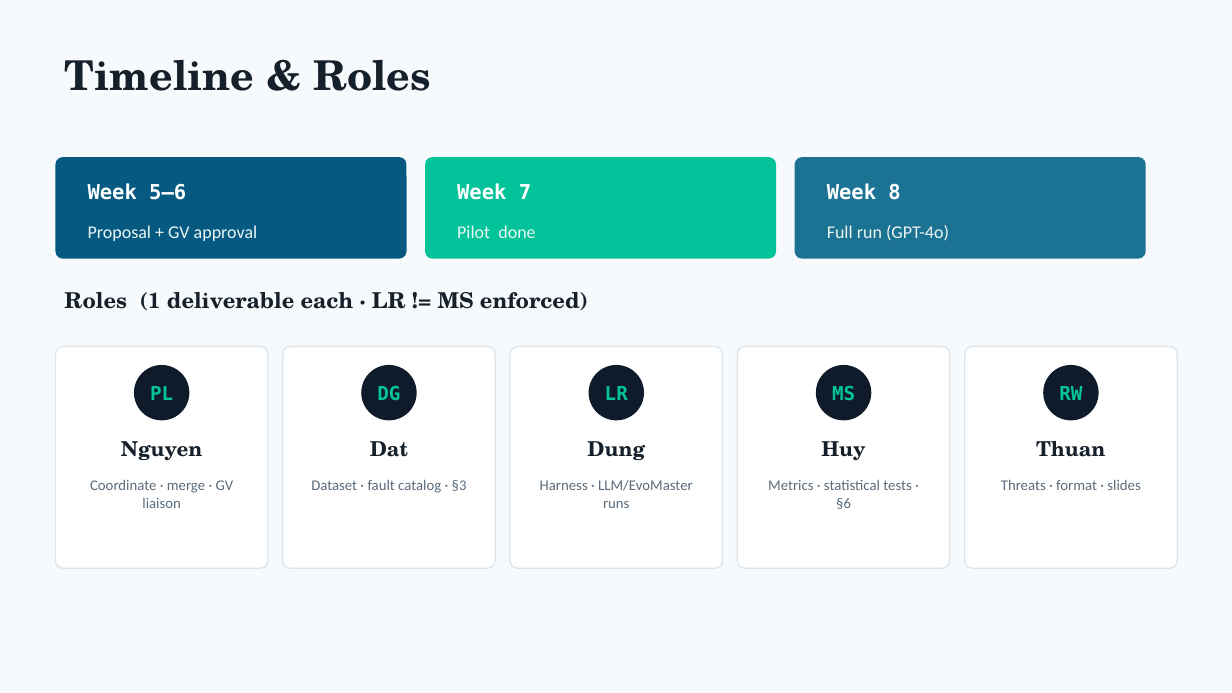
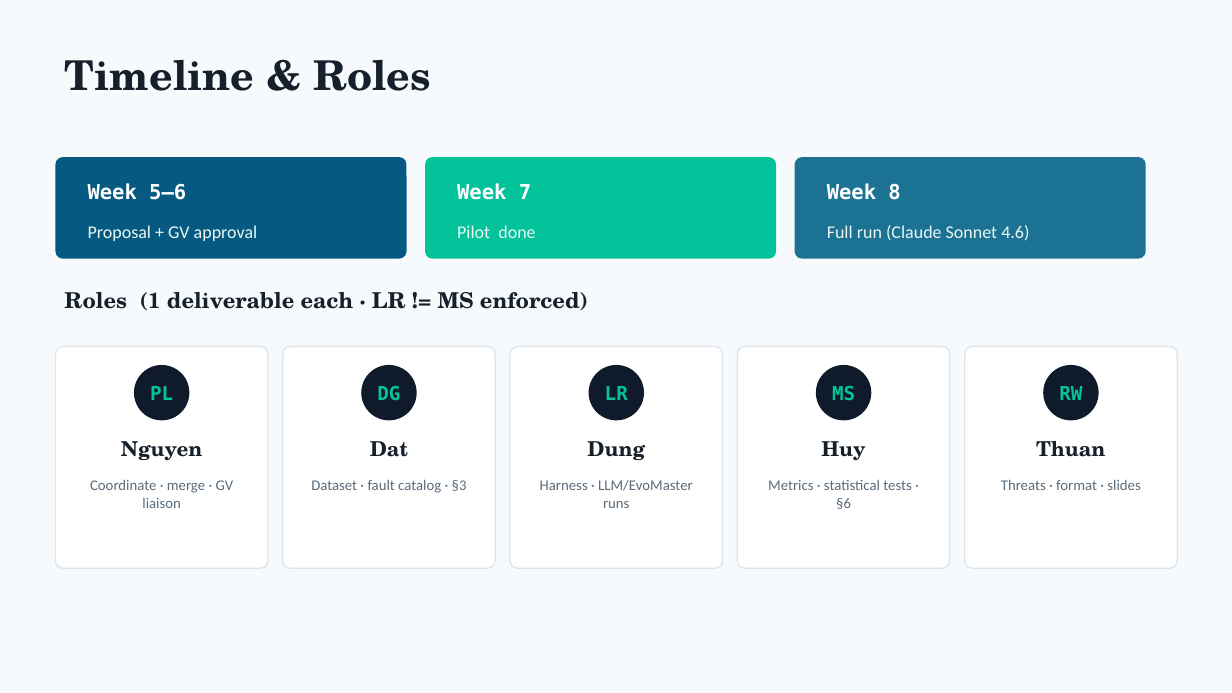
Before and after one commit to huycoder2103/RT-SWT301-SE1916-G2, a slide deck: slide 6 of team-synthesis/slides_proposal_defense.pptx. Drawn at 1232x693 pixels with LibreOffice and Linux fonts; fonts in the diff are those of the drawing. Boxes give left, top, right and bottom in pixels: in the first picture for what was removed or moved away, otherwise in the second. Text is boxed around its words. In the diff, an @@ line names an element or a change of style, - is before the commit and + after.

```diff
--- a/team-synthesis/slides_proposal_defense.pptx
+++ b/team-synthesis/slides_proposal_defense.pptx
@@ text at (827,225,1029,241): text changed @@
-Full run (GPT-4o)
+Full run (Claude Sonnet 4.6)
```
Also in this commit, not shown: 3 other slides changed, 30 other files.
